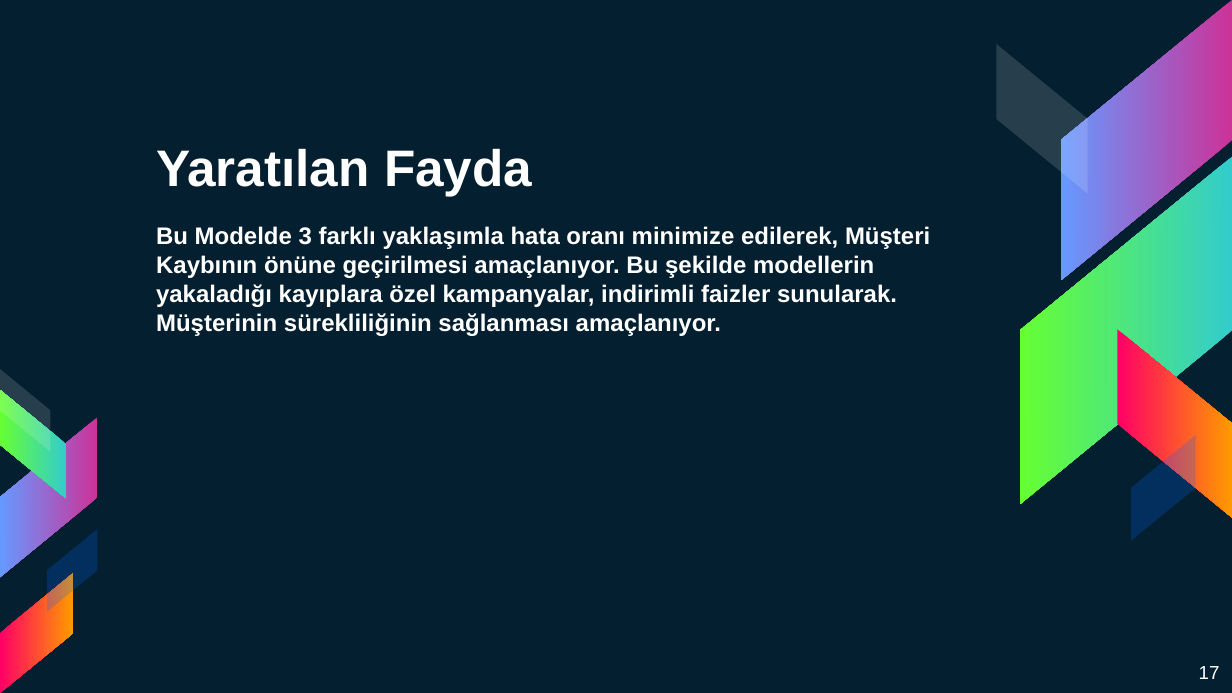
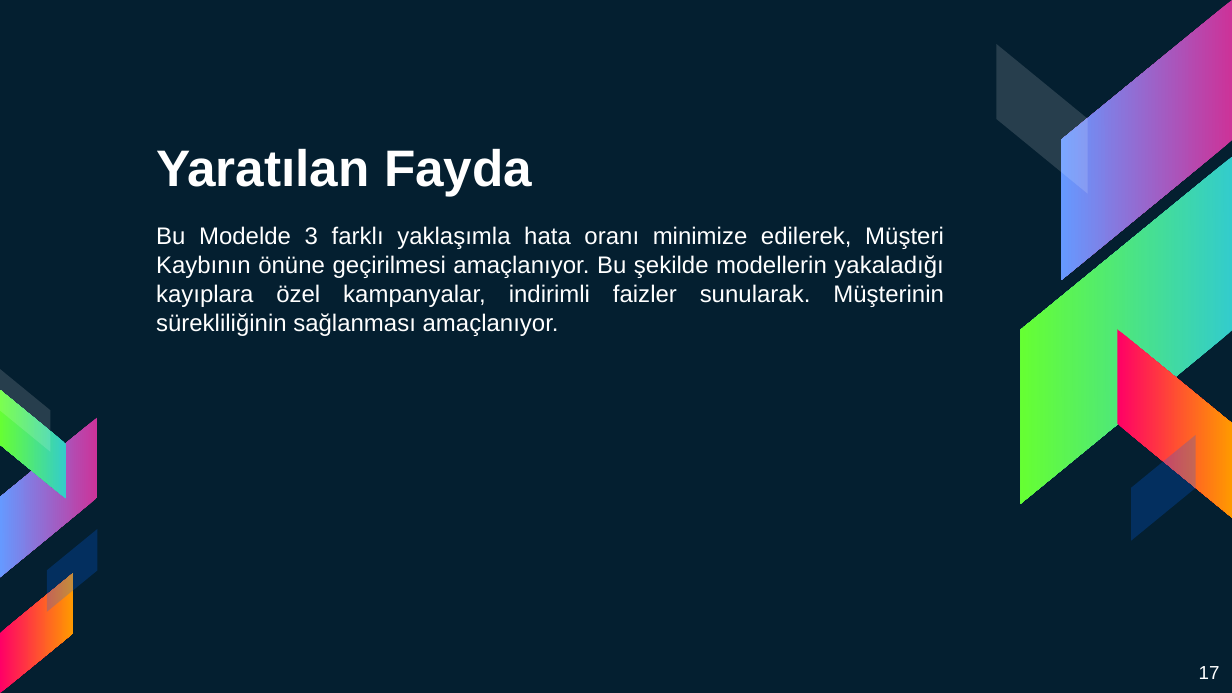
Before and after one commit to brokt/Detective-Churn, a slide deck: slide 17 of Presentation/Detective Churn Sunum.pptx. Drawn at 1232x693 pixels with LibreOffice and Linux fonts; fonts in the diff are those of the drawing. Boxes give left, top, right and bottom in pixels: in the first picture for what was removed or moved away, otherwise in the second. Text is boxed around its words. In the diff, an @@ line names an element or a change of style, - is before the commit and + after.

```diff
--- a/Presentation/Detective Churn Sunum.pptx
+++ b/Presentation/Detective Churn Sunum.pptx
@@ text "Bu Modelde 3 farklı yaklaşımla ..." at <box>156,226,944,336</box>: bold off; alignment left to justified @@
```
Also in this commit, not shown: 12 other slides changed, 2 slides added, 2 slides removed.
